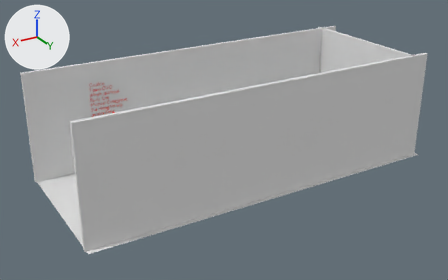
An edit to the Blender file Desi Y Ofelia/Assets/Final.blend, drawn before and after from the same camera.
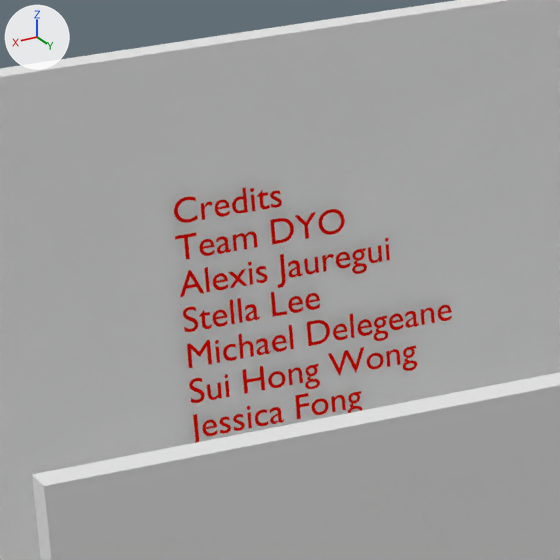
Old and new are each drawn whole from a camera (50 mm lens) standing at (16.58, 26.42, 15.06) and looking at (0.71, -0.03, 1.83) and again close up on the part from 15% to 32% of the width and 20% to 48% of the height. Lighting does not change. The marker at upper left points along +X, +Y and +Z. Text is drawn in Blender's own font.

Objects in the first close-up: 'Credits', 'Cube'.
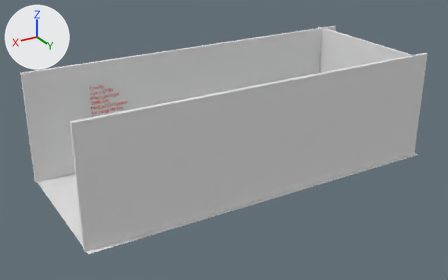
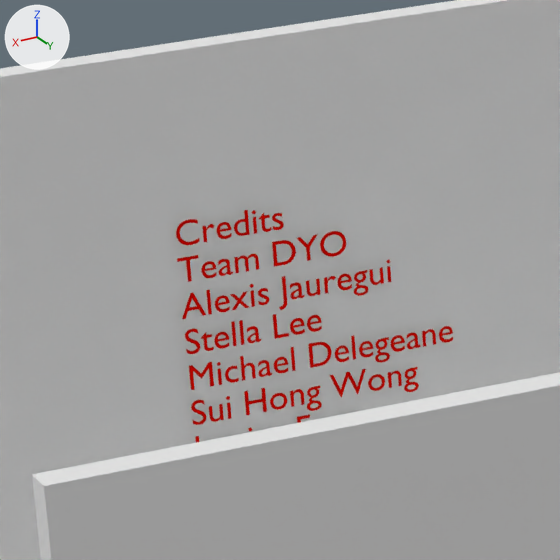
Where the change shows, as pixel boxes [x1, y1, x2, y2] in the close-ups (560 x 560 px):
'Credits', moved: before [174, 187, 452, 443]; after [176, 210, 453, 443]

The edits, one by one:
Object 'Credits' (ob_credits) moves from (6.658, -3.861, 4.74) to (6.658, -3.861, 4.57).
